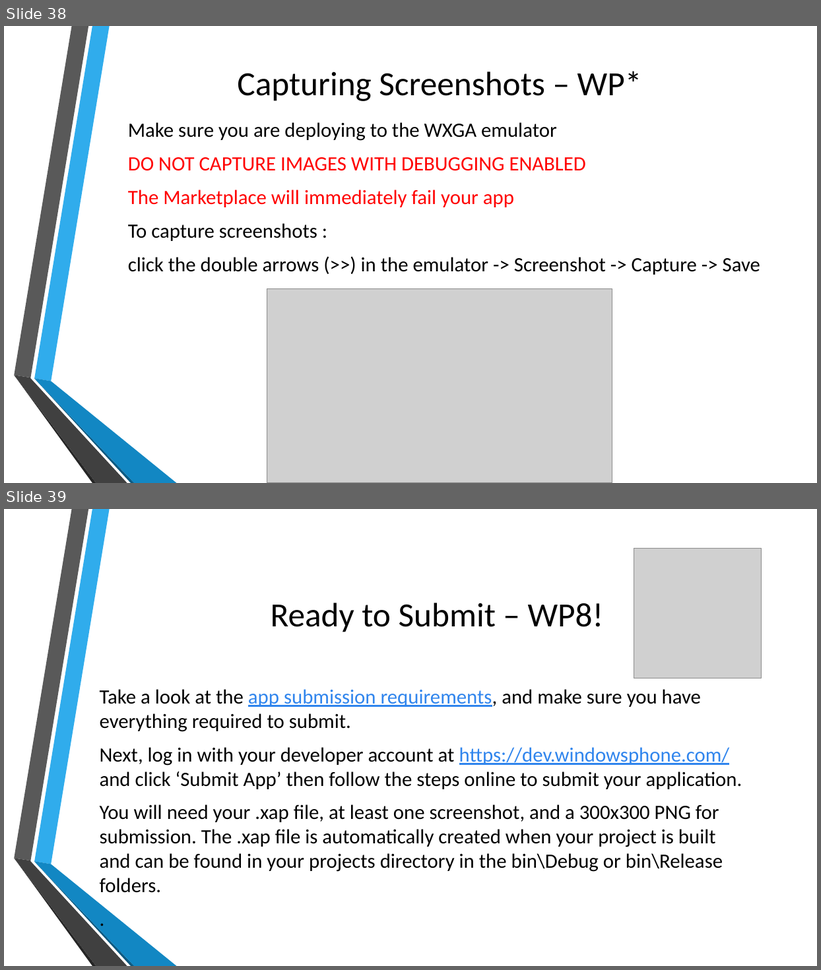
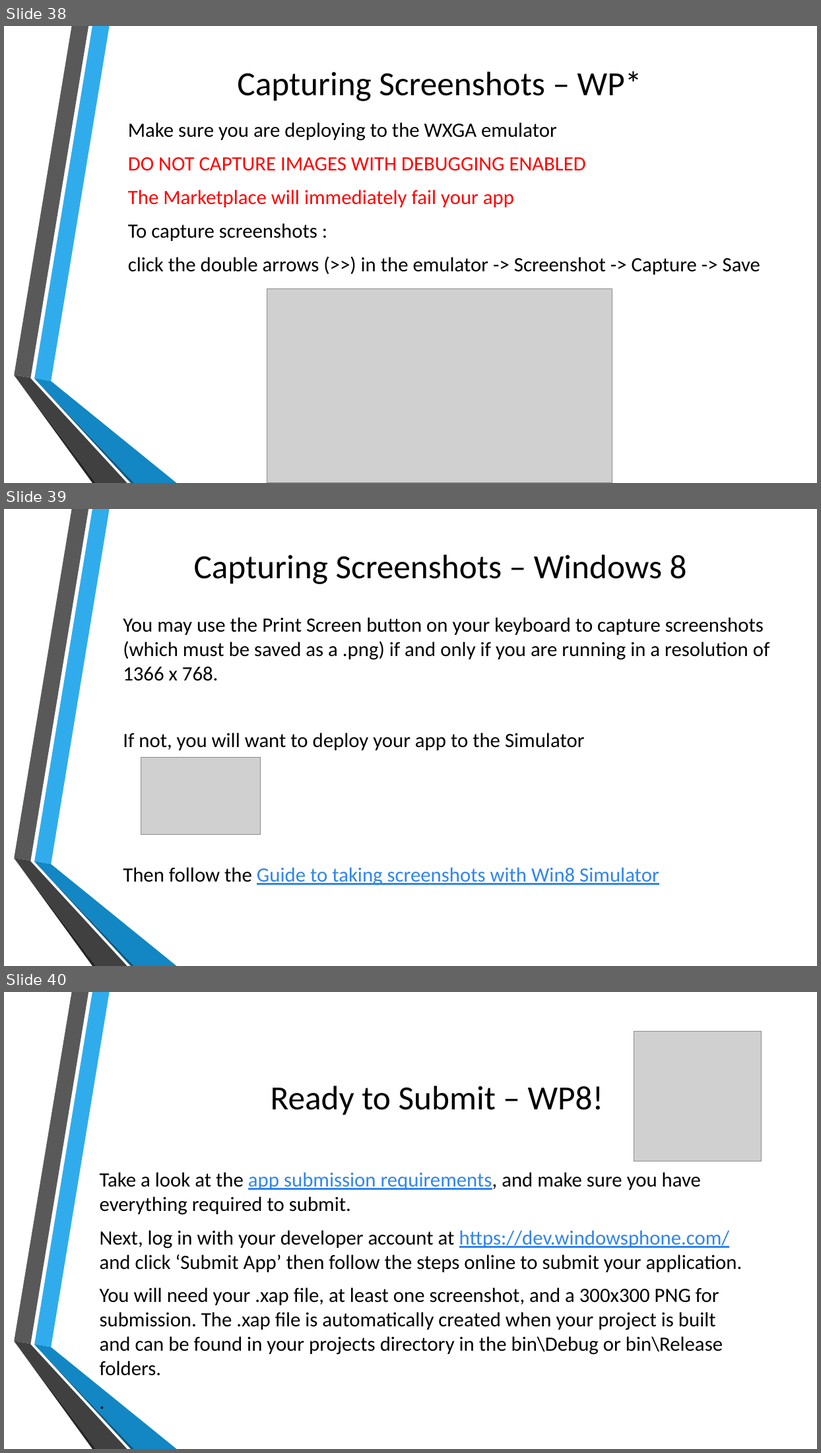
Before and after one commit to toolboc/XPlatformCloudKit, a slide deck: XPlatformCloudkit.pptx. Shown one above the other, each under a label of ours: slides 38 and 39 before the commit, slides 38, 39 and 40 after it. The pictures are 821x970 and 821x1453 pixels, drawn with LibreOffice and Linux fonts; fonts in the diff are those of the drawing; grey boxes stand for pictures; background and template pictures are left out. Boxes give left, top, right and bottom in pixels: in the first picture for what was removed or moved away, otherwise in the second. Text is boxed around its words. In the diff, an @@ line names an element or a change of style, - is before the commit and + after.

```diff
--- a/XPlatformCloudkit.pptx
+++ b/XPlatformCloudkit.pptx
@@ slide 39 added at bbox=[4, 509, 817, 966], background picture (left out); not listed: 6 template elements that a slide beside it also shows @@
@@ title added at bbox=[194, 555, 687, 584], 40 pt, text #000000 @@
+Capturing Screenshots – Windows 8
@@ text added at bbox=[123, 617, 770, 886], 24 pt, text #000000 @@
+You may use the Print Screen button on your keyboard to capture screenshots (which must be saved as a .png) if and only if you are running in a resolution of 1366 x 768.
+If not, you will want to deploy your app to the Simulator
+Then follow the Guide to taking screenshots with Win8 Simulator
@@ picture added at bbox=[141, 758, 261, 835] @@
@@ what was slide 39 is now slide 40 @@
```
Also in this commit, not shown: 3 slides changed, 2 other slides added, 1 slide removed.
